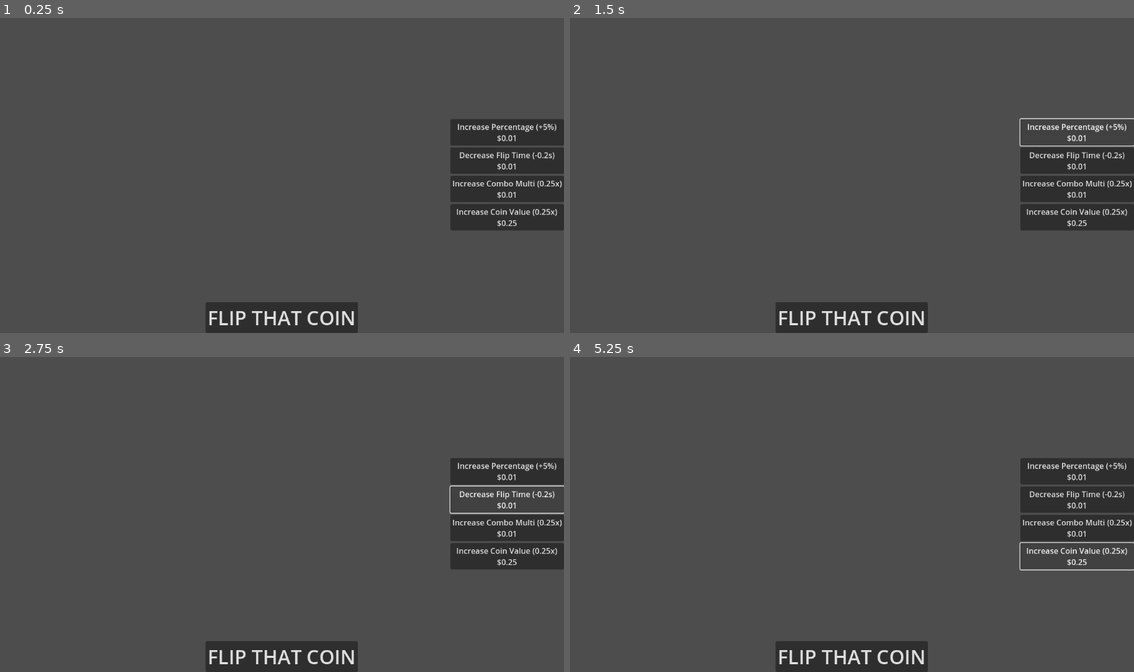
Above: before the commit, frames 1-4 (two rows, left to right).
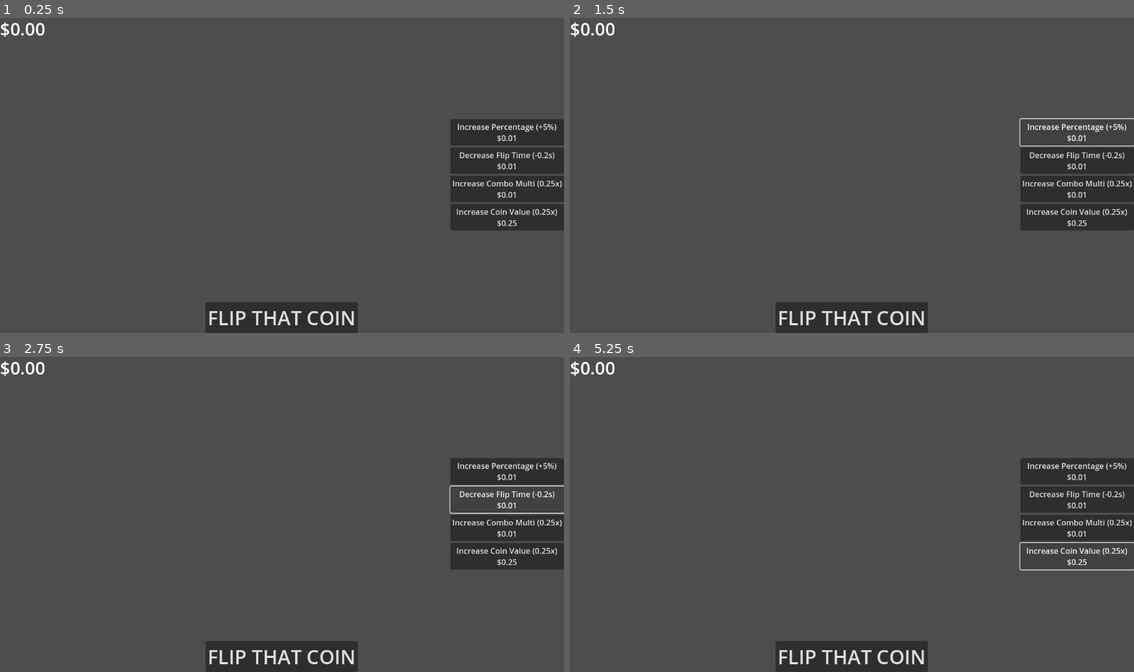
Above: after the commit, the same moments.

Repository: rgero/Game-Concepts
Game: Godot game, scene res://Scenes/UI.tscn
Two runs of this game, one before a commit and one after it. Both use one fixed random seed, a clock stepped at 60 frames per second and the inputs below. Before the commit the project has no main scene; this scene is started directly in both runs.
Inputs:
- Up to frame 1 (0.25 s): no input
- Up to frame 2 (1.5 s): click "FLIP THAT COIN" at 0.5 s; click "Increase Percentage (+5%) $0.…" at 1.25 s
- Up to frame 3 (2.75 s): click "Decrease Flip Time (-0.2s) $0…" at 2 s
- Up to frame 4 (5.25 s): click "Increase Coin Value (0.25x) $…" at 2.75 s; click "Increase Percentage (+5%) $0.…" at 3.5 s; click "Decrease Flip Time (-0.2s) $0…" at 4.25 s; click "Increase Coin Value (0.25x) $…" at 5 s

The runs differ from the first frame. In frame 1, 0.2% of the frame differs, in the area x 0-8%, y 1-7%; in frame 2, 0.2%; in frame 3, 0.2%; in frame 4, 0.2%.

Commit message:
Starting to add the game mechanics.

Diff:
--- a/CoinFlipper/Scenes/UI.tscn
+++ b/CoinFlipper/Scenes/UI.tscn
@@ -1,4 +1,7 @@
-[gd_scene format=3 uid="uid://drprt51n1y88y"]
+[gd_scene load_steps=2 format=3 uid="uid://drprt51n1y88y"]
+
+[sub_resource type="Theme" id="Theme_3iaii"]
+default_font_size = 36
 
 [node name="UI" type="Control"]
 layout_mode = 3
@@ -52,8 +55,23 @@
 grow_vertical = 0
 alignment = 1
 
-[node name="Button" type="Button" parent="HBoxContainer"]
+[node name="Flip Coin" type="Button" parent="HBoxContainer"]
 layout_mode = 2
 theme_override_font_sizes/font_size = 40
 text = "FLIP THAT COIN
 "
+
+[node name="VBoxContainer" type="VBoxContainer" parent="."]
+layout_mode = 1
+anchors_preset = 9
+anchor_bottom = 1.0
+grow_vertical = 2
+
+[node name="Bank Label" type="Label" parent="VBoxContainer"]
+layout_mode = 2
+theme = SubResource("Theme_3iaii")
+text = "$0.00"
+
+[node name="Result Label" type="Label" parent="VBoxContainer"]
+layout_mode = 2
+theme = SubResource("Theme_3iaii")
--- /dev/null
+++ b/CoinFlipper/Scenes/game.tscn
@@ -0,0 +1,19 @@
+[gd_scene load_steps=3 format=3 uid="uid://dtada15al0ghr"]
+
+[ext_resource type="PackedScene" uid="uid://drprt51n1y88y" path="res://Scenes/UI.tscn" id="1_ebmjs"]
+[ext_resource type="Script" uid="uid://byvwsrq4t78lx" path="res://Scripts/player.gd" id="2_qxrlw"]
+
+[node name="Game" type="Node2D"]
+
+[node name="CanvasLayer" type="CanvasLayer" parent="."]
+
+[node name="UI" parent="CanvasLayer" instance=ExtResource("1_ebmjs")]
+
+[node name="Player" type="Node2D" parent="." node_paths=PackedStringArray("bank_label", "result_label")]
+script = ExtResource("2_qxrlw")
+bank_label = NodePath("../CanvasLayer/UI/VBoxContainer/Bank Label")
+result_label = NodePath("../CanvasLayer/UI/VBoxContainer/Result Label")
+
+[connection signal="pressed" from="CanvasLayer/UI/HBoxContainer/Flip Coin" to="Player" method="_on_flip_coin_pressed"]
+
+[editable path="CanvasLayer/UI"]
--- /dev/null
+++ b/CoinFlipper/Scripts/player.gd
@@ -0,0 +1,22 @@
+extends Node2D
+
+var headsProbability := .2;
+var coinValue := 0.01;
+var comboMulti := 2;
+var coinFlipTime := 3.0;
+var playerBank := 0.00;
+var streak := 0;
+
+var upgradePrices := [0.01, 0.1, 1.0, 5.0, 10.0]
+@export var bank_label: Label
+@export var result_label: Label
+
+func _on_flip_coin_pressed() -> void:
+	if randf() < headsProbability:
+		playerBank += coinValue + (streak * comboMulti * coinValue);
+		bank_label.text = "$" + str(playerBank)
+		streak += 1;
+		result_label.text = "Heads" + "!".repeat(streak)
+	else:
+		result_label.text = "Tails"
+		streak = 0
--- a/CoinFlipper/project.godot
+++ b/CoinFlipper/project.godot
@@ -11,5 +11,6 @@
 [application]
 
 config/name="Coin Flipper (Unfair Flipper clone)"
+run/main_scene="uid://dtada15al0ghr"
 config/features=PackedStringArray("4.5", "Forward Plus")
 config/icon="res://icon.svg"
Not shown, added: CoinFlipper/Scripts/player.gd.uid
